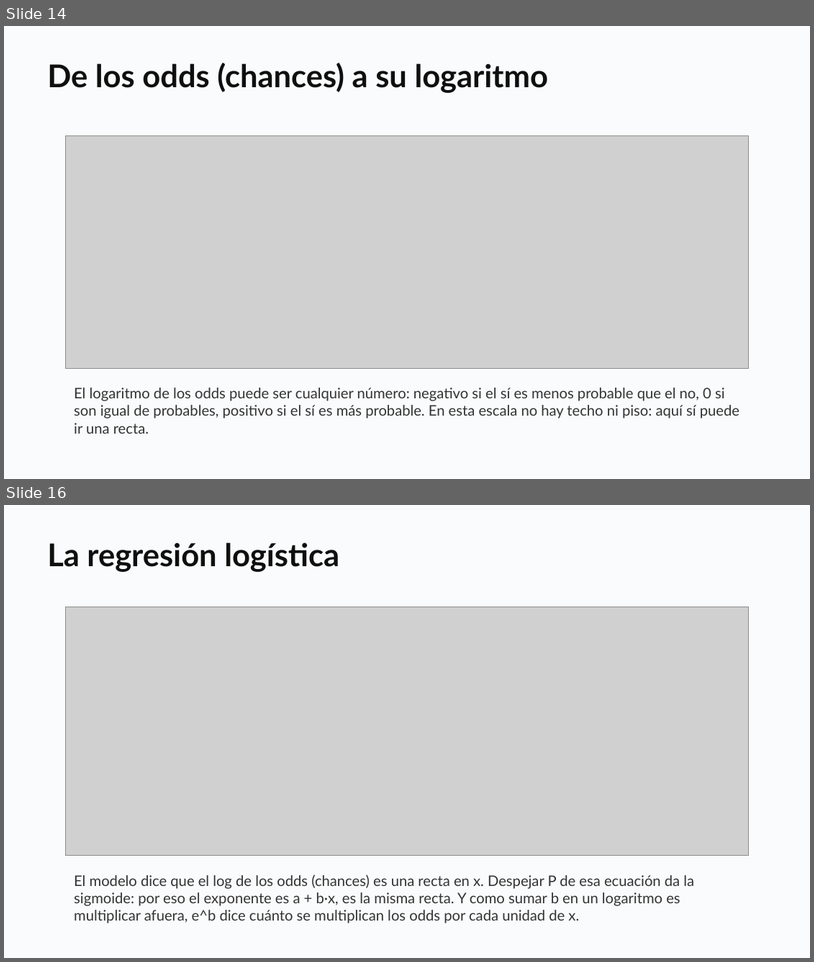
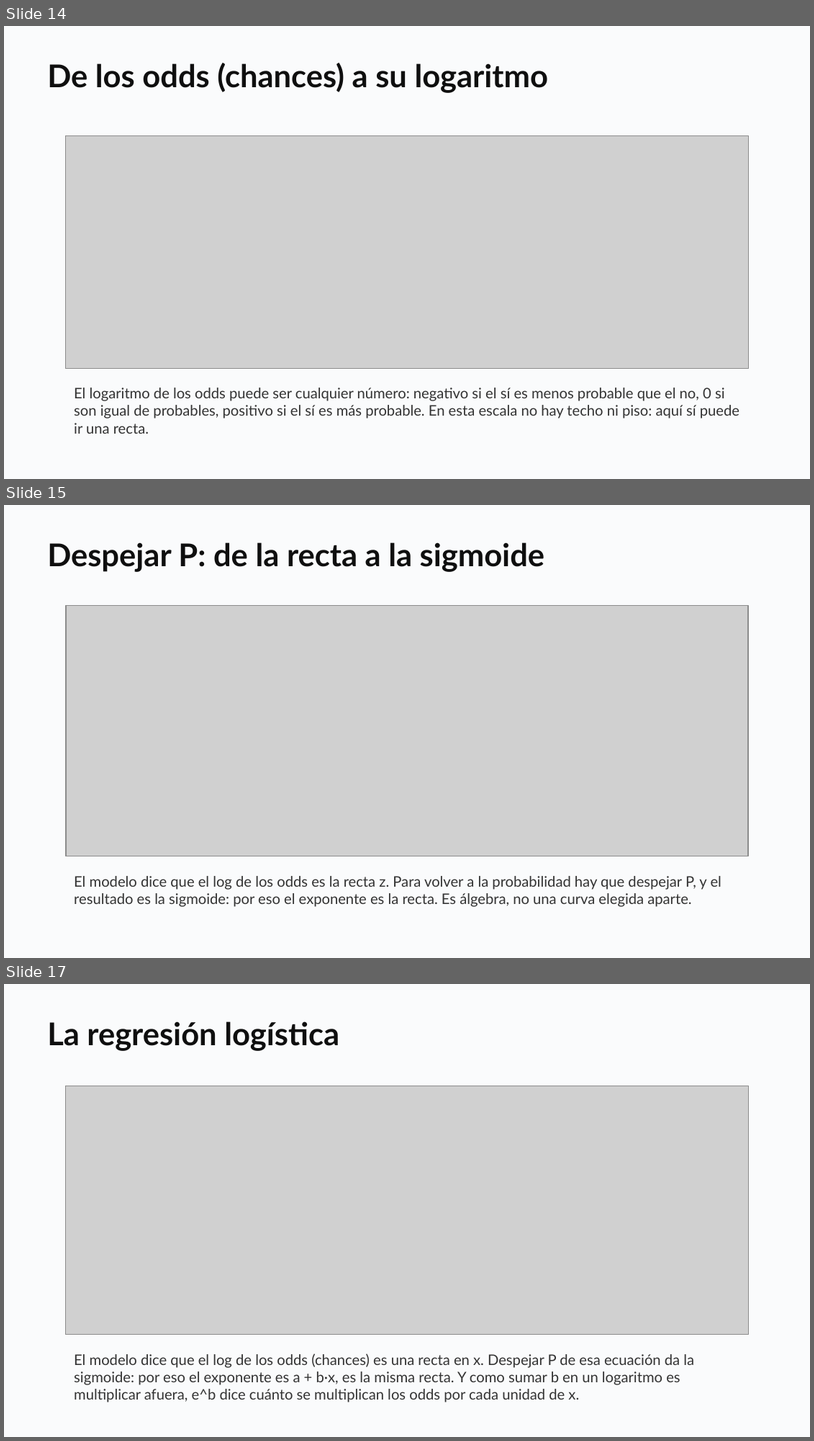
Before and after one commit to daniopitz/diplomado-cdd, a slide deck: presentaciones/clase06_regresion_logistica.pptx. Shown one above the other, each under a label of ours: slides 14 and 16 before the commit, slides 14, 15 and 17 after it; the slides between them are not shown. The pictures are 814x962 and 814x1441 pixels, drawn with LibreOffice and Linux fonts; fonts in the diff are those of the drawing; grey boxes stand for pictures. Boxes give left, top, right and bottom in pixels: in the first picture for what was removed or moved away, otherwise in the second. Text is boxed around its words. In the diff, an @@ line names an element or a change of style, - is before the commit and + after.

```diff
--- a/presentaciones/clase06_regresion_logistica.pptx
+++ b/presentaciones/clase06_regresion_logistica.pptx
@@ slide 15 added at (x1=4, y1=505, x2=810, y2=958), background #FFFFFF @@
@@ rectangle added at (x1=4, y1=505, x2=810, y2=958), fill #FAFBFC @@
@@ text added at (x1=47, y1=542, x2=545, y2=572), 28 pt, text #0F0F0F, bold @@
+Despejar P: de la recta a la sigmoide
@@ picture added at (x1=66, y1=606, x2=748, y2=856) @@
@@ text added at (x1=74, y1=876, x2=722, y2=907), 13 pt, text #333333 @@
+El modelo dice que el log de los odds es la recta z. Para volver a la probabilidad hay que despejar P, y el resultado es la sigmoide: por eso el exponente es la recta. Es álgebra, no una curva elegida aparte.
@@ what was slide 16 is now slide 17 @@
```
Also in this commit, not shown: 1 slide changed, 5 other files.
